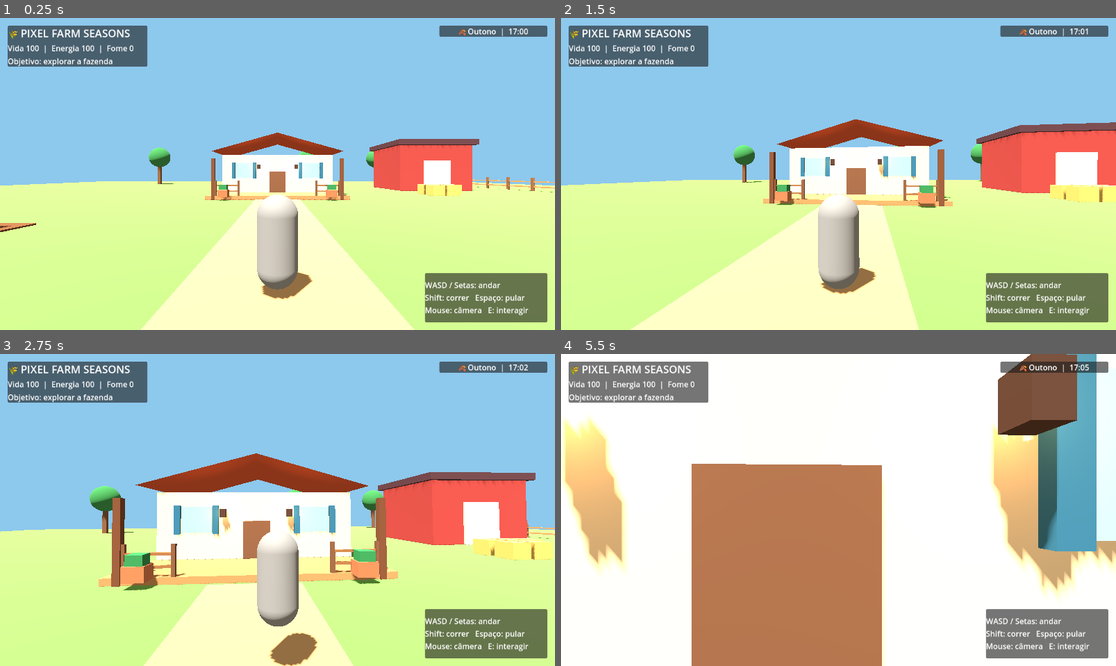
Above: before the commit, frames 1-4 (two rows, left to right).
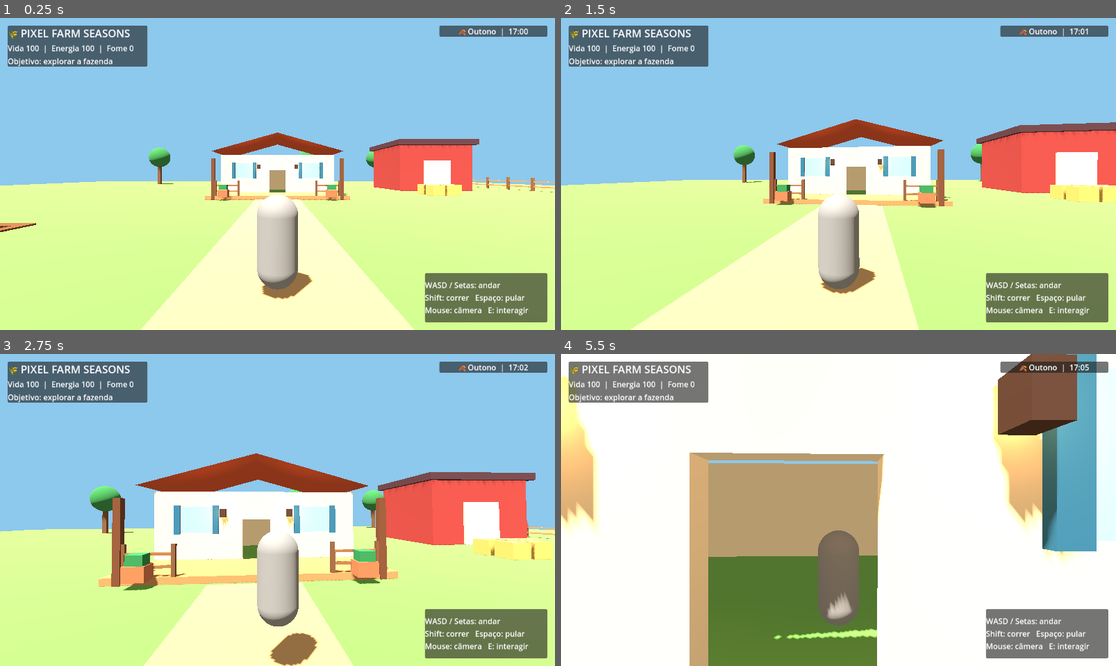
Above: after the commit, the same moments.

Repository: juniordev830/pixel-farm-seasons
Game: Godot game, scene res://main.tscn
The game is run twice, just before and just after one commit, with the same random seed, the same clock (stepped at 60 frames per second) and the same inputs.
Inputs (mouse positions are in pixels of both pictures, inside the frame that each line leads up to):
- Up to frame 1 (0.25 s): no input
- Up to frame 2 (1.5 s): tap Enter (ui_accept) at 0.5, 0.77 s; move the mouse to (866, 174) at 0.52 s; hold Shift 0.53-1.28 s; hold Up (ui_up) from 0.53 s (still down); move the mouse to (810, 174) at 1.27 s; tap E at 1.35 s
- Up to frame 3 (2.75 s): keep holding Up (ui_up); tap Enter (ui_accept) at 1.52 s; move the mouse to (288, 503) at 2.02 s; hold Space from 2.03 s (still down)
- Up to frame 4 (5.5 s): keep holding Up (ui_up); move the mouse to (832, 516) at 2.77 s; release Space at 2.78 s; tap Shift at 2.85 s; tap Enter (ui_accept) at 3.02, 3.77, 4.52 s; move the mouse to (877, 513) at 3.52 s; tap E at 3.6 s; move the mouse to (794, 506) at 4.27 s; tap Space at 4.35 s; move the mouse to (844, 510) at 5.02 s; hold Shift from 5.03 s (still down)

The runs differ from the first frame. In frame 1, 0.3% of the frame differs, in the area x 39-61%, y 43-56%; in frame 2, 0.5%; in frame 3, 1.0%; in frame 4, 31%, in the area x 0-100%, y 6-100%.
Error in both runs: Invalid access to property or key 'environment' on a base object of type 'null instance'. (res://day_night_controller.gd:46)

Commit message:
feat: replace solid farmhouse cube with hollow walls and accessible doorway

Diff:
--- a/godot/farm_environment.gd
+++ b/godot/farm_environment.gd
@@ -18,8 +18,14 @@
 
 func _ready() -> void:
     _box(self, "GrassGround", Vector3(0, -0.25, 0), Vector3(110, 0.5, 110), Color("#6eaa50"))
-    _box(self, "FarmhouseWalls", Vector3(0, 2.2, -13), Vector3(12, 4.4, 9), Color("#f3dfb7"))
-    _box(self, "FrontDoor", Vector3(0, 1.3, -8.42), Vector3(1.65, 2.6, 0.18), Color("#765039"))
+    # Hollow shell, with a doorway for future open/close door interactions.
+    _box(self, "HouseBackWall", Vector3(0, 2.2, -17.5), Vector3(12, 4.4, 0.3), Color("#f3dfb7"))
+    _box(self, "HouseLeftWall", Vector3(-6, 2.2, -13), Vector3(0.3, 4.4, 9), Color("#f3dfb7"))
+    _box(self, "HouseRightWall", Vector3(6, 2.2, -13), Vector3(0.3, 4.4, 9), Color("#f3dfb7"))
+    _box(self, "HouseFrontLeft", Vector3(-3.425, 2.2, -8.5), Vector3(5.15, 4.4, 0.3), Color("#f3dfb7"))
+    _box(self, "HouseFrontRight", Vector3(3.425, 2.2, -8.5), Vector3(5.15, 4.4, 0.3), Color("#f3dfb7"))
+    _box(self, "HouseFrontLintel", Vector3(0, 3.55, -8.5), Vector3(1.7, 1.7, 0.3), Color("#f3dfb7"))
+    # The entrance stays open until an interactive door is implemented.
     for x in [-3.6, 3.6]:
         _box(self, "Window", Vector3(x, 2.7, -8.37), Vector3(1.8, 1.55, 0.16), Color("#92c9d9"))
         _box(self, "ShutterLeft", Vector3(x - 1.12, 2.7, -8.3), Vector3(0.35, 1.7, 0.18), Color("#326c89"))
